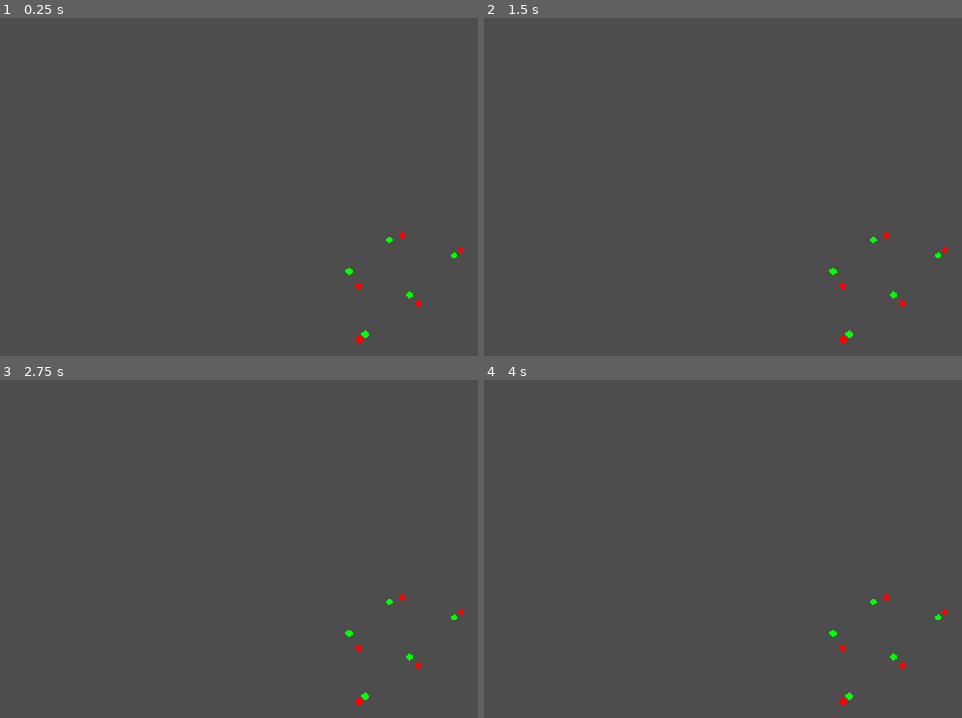
Above: before the commit, frames 1-4 (two rows, left to right).
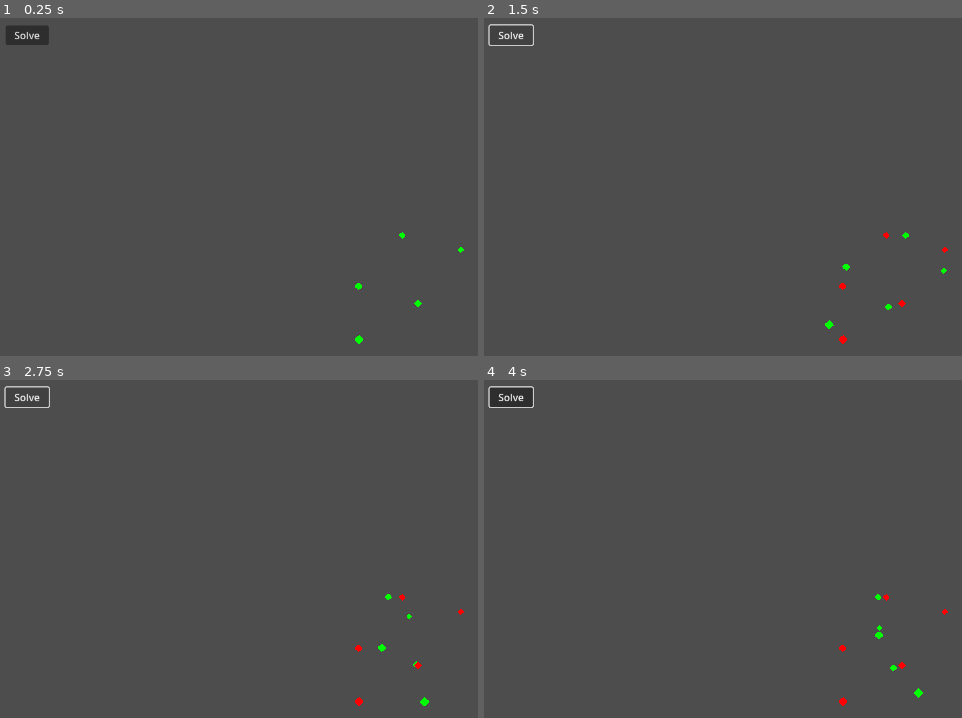
Above: after the commit, the same moments.

Repository: b6462/ComputerAnimationPlayground
Game: Godot game, scene res://Kabsch/Kabsch.tscn
Same seed, same stepped clock (60 frames per second), same inputs: the game is played once before the commit and once after it.
Inputs (mouse positions are in pixels of both pictures, inside the frame that each line leads up to):
- Up to frame 1 (0.25 s): no input
- Up to frame 2 (1.5 s): click (512, 34) at 0.5 s, where only the run after the commit has a clickable "Solve"; click (512, 34) at 1.25 s, where only the run after the commit has a clickable "Solve"
- Up to frame 3 (2.75 s): click (28, 396) at 2 s, where only the run after the commit has a clickable "Solve"
- Up to frame 4 (4 s): tap Enter at 2.75 s; move the mouse to (outside the picture) at 2.77 s; click (outside the picture) at 2.92 s; tap Space at 3.5 s; drag from (723, 626) to (842, 694) at 3.52 s

The runs differ from the first frame. In frame 1, 0.7% of the frame differs, in the area x 1-98%, y 2-97%; in frame 2, 0.4%; in frame 3, 0.4%; in frame 4, 0.8%, in the area x 0-96%, y 1-95%.

Commit message:
Update, Omega is now successfully converging to 0

Diff:
--- a/Kabsch/Kabsch.tscn
+++ b/Kabsch/Kabsch.tscn
@@ -24,3 +24,14 @@
 environment = SubResource("Environment_dsu2o")
 attributes = SubResource("CameraAttributesPractical_w20x6")
 far = 8000.0
+
+[node name="CanvasLayer" type="CanvasLayer" parent="."]
+
+[node name="Button" type="Button" parent="CanvasLayer"]
+offset_left = 9.0
+offset_top = 12.0
+offset_right = 78.0
+offset_bottom = 32.0
+text = "Solve"
+
+[connection signal="pressed" from="CanvasLayer/Button" to="." method="_on_solve_button_pressed"]
--- a/Kabsch/Kabsch_01.gd
+++ b/Kabsch/Kabsch_01.gd
@@ -1,16 +1,16 @@
 extends Node
 
-
+# Source: https://zalo.github.io/blog/kabsch/
 var src_root : Node3D
 var src_points : Array[Node3D]
 var tgt_root : Node3D
 var tgt_points : Array[Node3D]
 
 var src_point_count = 5
-var tgt_point_count = 5
+var tgt_point_count = src_point_count
 
 var point_sparseness = 20
-var cloud_likeliness = 0.8
+var cloud_likeliness = 1
 
 var rng = RandomNumberGenerator.new()
 
@@ -23,6 +23,13 @@
 	var tmp_z = rng.randf_range(-sparseness, sparseness)
 	return Vector3(tmp_x, tmp_y, tmp_z)
 
+func get_average_center(points : Array[Node3D]):
+	var center := Vector3(0,0,0)
+	for i: Node3D in points:
+		center += i.position
+	center /= len(points)
+	return center
+
 func generateSourcePointCloud():
 	var src_root = Node3D.new()
 	var tmp_pt_list :Array[Node3D] = []
@@ -32,10 +39,9 @@
 		var tmp_point = Node3D.new()
 		tmp_point.name = "src_point_" + str(i)
 		tmp_point.position = random_pos(point_sparseness)
-		print(tmp_point.position)
 		src_root.add_child(tmp_point)
 		tmp_pt_list.append(tmp_point)
-		var tmp_sphere = make_debug_sphere(1.0, r_mat)
+		var tmp_sphere = make_debug_sphere(1.0, g_mat)
 		tmp_point.add_child(tmp_sphere)
 	return [src_root, tmp_pt_list]
 
@@ -56,7 +62,7 @@
 			tmp_point.position = random_pos(point_sparseness)
 		tgt_root.add_child(tmp_point)
 		tmp_pt_list.append(tmp_point)
-		var tmp_sphere = make_debug_sphere(1.0, g_mat)
+		var tmp_sphere = make_debug_sphere(1.0, r_mat)
 		tmp_point.add_child(tmp_sphere)
 	return [tgt_root, tmp_pt_list]
 
@@ -73,11 +79,68 @@
 	tgt_points = tmp_tgt_data[1]
 
 func SolveKabsch():
-	# Solver
+	# Given valid point clouds, calculate optimal transforms
 	# Validate points
 	if not (src_root and tgt_root):
 		return
-	pass
+	# Calculate optimal translation
+	var opt_trans = get_average_center(tgt_points) - get_average_center(src_points)
+	print(opt_trans)
+
+	# Calculate optimal rotation
+
+	# First, get mean-centered position data of all points
+	var src_center_delta:Vector3 = get_average_center(src_points)
+	var tgt_center_delta:Vector3 = get_average_center(tgt_points)
+	var src_points_mean_pos : Array[Vector3]
+	for spt in src_points:
+		src_points_mean_pos.append(spt.position - src_center_delta)
+	var tgt_points_mean_pos : Array[Vector3]
+	for tpt in tgt_points:
+		tgt_points_mean_pos.append(tpt.position - tgt_center_delta)
+
+	# Second, calculate 3x3 cross-covariance matrix
+	var covariance = [Vector3(0,0,0),Vector3(0,0,0),Vector3(0,0,0)]
+	for i in range(0, 3):
+		for j in range(0, 3):
+			for k in range(0, len(src_points)):
+				covariance[i][j] += src_points_mean_pos[k][i] * tgt_points_mean_pos[k][j]
+	print("covariance:" + str(covariance))
+	# Third, acquire polar decomposition of matrix
+	var curQuaternion = Quaternion(0,0,0,1)
+	var quatBasis := Basis(curQuaternion)
+	var iterations = 100
+	for iter in range(0, iterations):
+		quatBasis = Basis(curQuaternion)
+		print("Quat basis:" + str(quatBasis))
+		var omegaDenom = abs((quatBasis.x).dot(covariance[0])
+		+ (quatBasis.y).dot(covariance[1])
+		+ (quatBasis.z).dot(covariance[2])+0.00000001)
+		var omega:Vector3 = (quatBasis.x).cross(covariance[0])
+		+ (quatBasis.y).cross(covariance[1])
+		+ (quatBasis.z).cross(covariance[2])
+		#print("omegaDenom:" + str(omegaDenom))
+		#print("omega:" + str(omega))
+		omega /= omegaDenom
+		print("omega:" + str(omega))
+		var w = omega.length()
+		if w < 0.00000001:
+			break
+		#print(w)
+		#print(omega.normalized())
+		print("=====")
+		curQuaternion = Quaternion(omega/w, w) *curQuaternion
+		#curQuaternion = curQuaternion.normalized()
+	print(curQuaternion)
+
+	# Now we apply all transforms
+	# We rotate the src_points data, as they are already mean-centered
+	for i in range(0, len(src_points_mean_pos)):
+		src_points_mean_pos[i] = curQuaternion * src_points_mean_pos[i]
+	# Then we set the actual position of these points, by adding the delta value back to it
+	for i in range(0, len(src_points)):
+		src_points[i].position = src_points_mean_pos[i] + tgt_center_delta
+
 
 # Called when the node enters the scene tree for the first time.
 func _ready():
@@ -92,8 +155,7 @@
 
 # Called every frame. 'delta' is the elapsed time since the previous frame.
 func _process(delta):
-	if src_root and tgt_root:
-		SolveKabsch()
+	pass
 
 func make_debug_sphere(size, mat):
 	var sphere = SphereMesh.new()
@@ -107,3 +169,8 @@
 	var node = MeshInstance3D.new()
 	node.mesh = sphere
 	return node
+
+
+func _on_solve_button_pressed() -> void:
+	if src_root and tgt_root:
+		SolveKabsch()
